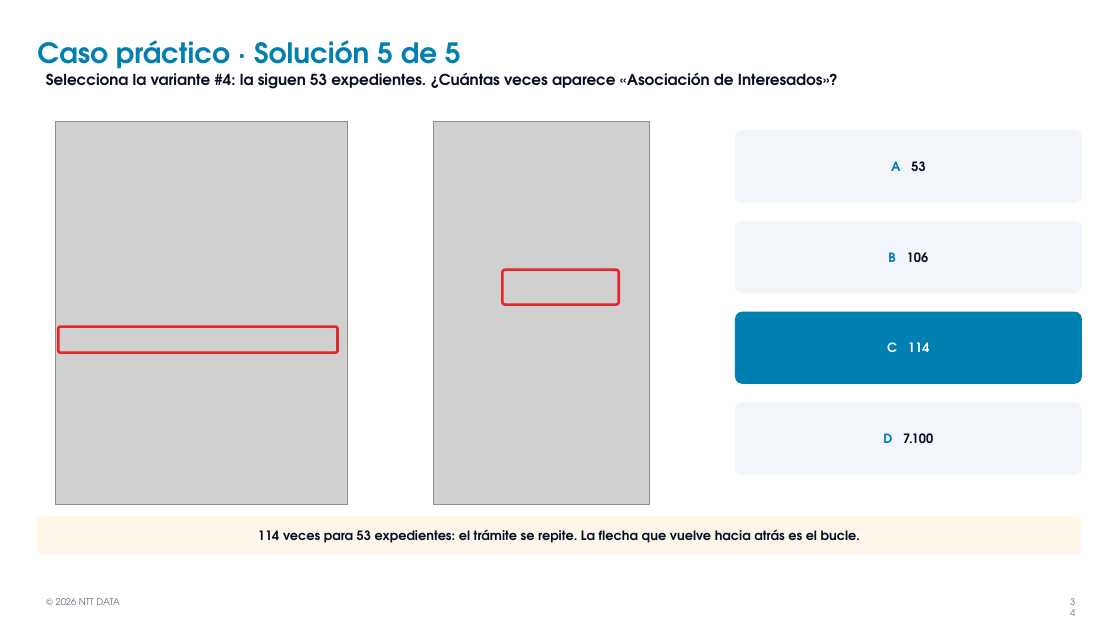
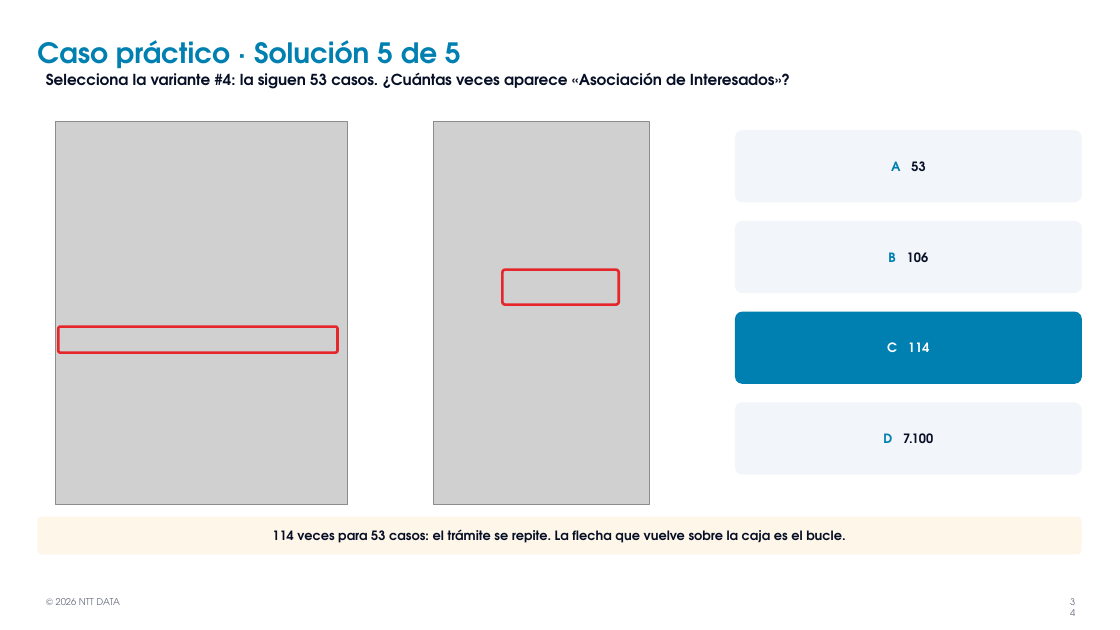
Before and after one commit to AnthonyXerri/Pruebas, a slide deck: slide 34 of mockups/Formacion_Celonis_PnC.pptx. Drawn at 1120x630 pixels with LibreOffice and Linux fonts; fonts in the diff are those of the drawing; grey boxes stand for pictures; background and template pictures are left out. Boxes give left, top, right and bottom in pixels: in the first picture for what was removed or moved away, otherwise in the second. Text is boxed around its words. In the diff, an @@ line names an element or a change of style, - is before the commit and + after.

```diff
--- a/mockups/Formacion_Celonis_PnC.pptx
+++ b/mockups/Formacion_Celonis_PnC.pptx
@@ text at [46,73,790,89]: text changed @@
-Selecciona la variante #4: la siguen 53 expedientes. ¿Cuántas veces aparece «Asociación de Interesados»?
+Selecciona la variante #4: la siguen 53 casos. ¿Cuántas veces aparece «Asociación de Interesados»?
@@ text in rounded rectangle at [272,529,845,543]: text changed @@
-114 veces para 53 expedientes: el trámite se repite. La flecha que vuelve hacia atrás es el bucle.
+114 veces para 53 casos: el trámite se repite. La flecha que vuelve sobre la caja es el bucle.
```
Also in this commit, not shown: 22 other slides changed.
